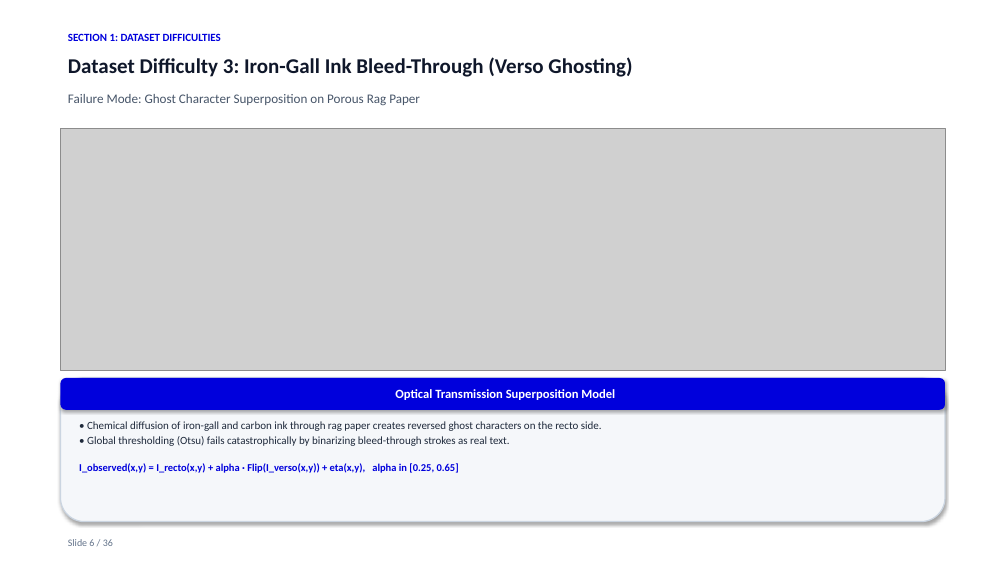
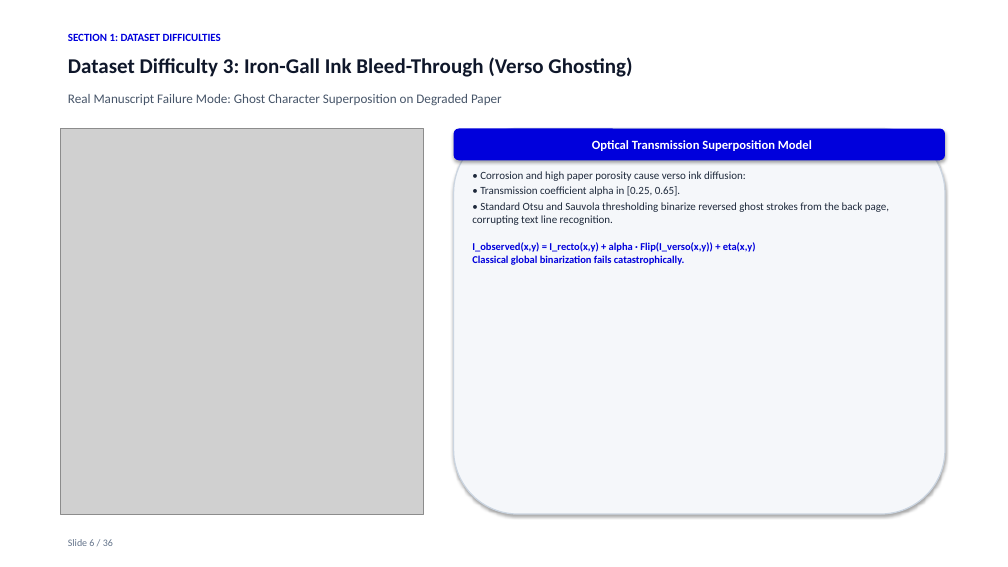
Before and after one commit to Dakshankarthic/Indic, a slide deck: slide 6 of docs/Archival_Manuscript_Layout_Analysis_Presentation.pptx. Drawn at 1008x567 pixels with LibreOffice and Linux fonts; fonts in the diff are those of the drawing; grey boxes stand for pictures. Boxes give left, top, right and bottom in pixels: in the first picture for what was removed or moved away, otherwise in the second. Text is boxed around its words. In the diff, an @@ line names an element or a change of style, - is before the commit and + after.

Commit message:
docs: replace synthetic images with 100% authentic historical manuscript scans and crops across all dataset difficulties

```diff
--- a/docs/Archival_Manuscript_Layout_Analysis_Presentation.pptx
+++ b/docs/Archival_Manuscript_Layout_Analysis_Presentation.pptx
@@ text at [68, 94, 502, 105]: text changed @@
-Failure Mode: Ghost Character Superposition on Porous Rag Paper
+Real Manuscript Failure Mode: Ghost Character Superposition on Degraded Paper
@@ picture: place and size @@
-picture at [60, 129, 945, 371]
+picture at [60, 129, 423, 514]
@@ rounded rectangle "Optical Transmission Superposition Model": place and size @@
-rounded rectangle "Optical Transmission Superposition Model" at [60, 378, 945, 410]
+rounded rectangle "Optical Transmission Superposition Model" at [454, 129, 945, 160]
@@ rounded rectangle: place and size @@
-rounded rectangle at [60, 378, 945, 522]
+rounded rectangle at [454, 129, 945, 514]
@@ text at [472, 171, 889, 265]: text changed @@
-• Chemical diffusion of iron-gall and carbon ink through rag paper creates reversed ghost characters on the recto side.
-• Global thresholding (Otsu) fails catastrophically by binarizing bleed-through strokes as real text.
-I_observed(x,y) = I_recto(x,y) + alpha · Flip(I_verso(x,y)) + eta(x,y), alpha in [0.25, 0.65]
+• Corrosion and high paper porosity cause verso ink diffusion:
+• Transmission coefficient alpha in [0.25, 0.65].
+• Standard Otsu and Sauvola thresholding binarize reversed ghost strokes from the back page, corrupting text line recognition.
+I_observed(x,y) = I_recto(x,y) + alpha · Flip(I_verso(x,y)) + eta(x,y)
+Classical global binarization fails catastrophically.
```
Also in this commit, not shown: 3 other slides changed, 16 other files.
